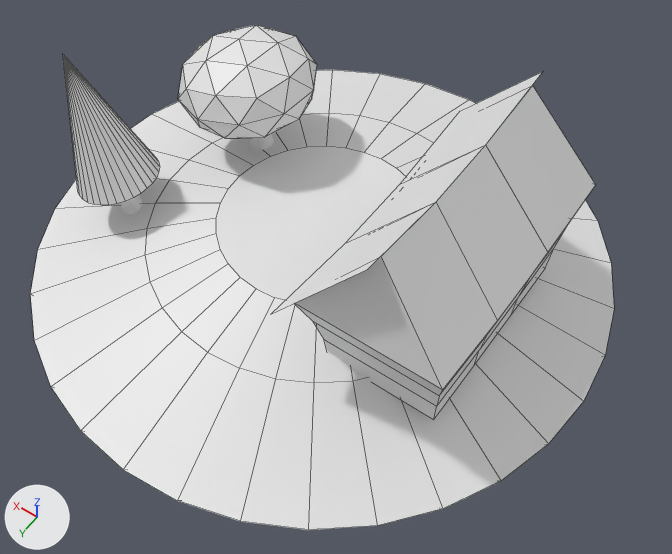
Two versions of the Blender file low-poly-landscape.blend, one commit apart.
Both versions are drawn from a 50 mm lens placed at (-5.05, 6.74, 9.5), pointed at (-0.12, -0.15, -1.33). The axes (+X, +Y, +Z) are drawn at lower left. The lights are the same throughout. Mesh edges are drawn as thin lines on the coarser meshes.

Script lines for the objects in view, before the commit:
```python
me_cone = bpy.data.meshes.new('Cone')
me_cone.from_pydata(...)  # a 32-sided cone pointing to +z spanning x -1.0..1.0, y -1.0..1.0, z -1.0..1.0
me_cube_001 = bpy.data.meshes.new('Cube.001')
me_cube_001.from_pydata(...)  # 8 vertices, 3 faces; spans x 0.0..1.29, y -1.31..1.3, z 0.54..2.54
me_cube_001.materials.append(mat_material)  # white #e7e7e7
# before: 0 (1.29, 1.3, 0.76) at pixel (270, 314), 3 (0.0, 1.15, 2.54) at pixel (367, 269)
# before: 1 (1.29, -1.31, 0.76) at pixel (459, 111), 2 (0.0, -1.16, 2.54) at pixel (543, 71)
me_cylinder = bpy.data.meshes.new('Cylinder')
me_cylinder.from_pydata(...)  # 128 vertices, 98 faces; spans x -1.1..1.1, y -1.1..1.1, z 0.05..1.17
ob_cone = bpy.data.objects.new('Cone', me_cone)
ob_cone.location = (2.87, 1.15, 1.16)
ob_cone.rotation_euler = (-0.0272, 0.203, -0.0142)  # degrees (-1.6, 12, -0.8)
ob_cone.scale = (0.588, 0.588, 1.0)
ob_cube_001 = bpy.data.objects.new('Cube.001', me_cube_001)
ob_cube_001.location = (-2.02, 0.17, 0.46)
ob_cube_001.scale = (0.857, 1.57, 0.765)
ob_cylinder = bpy.data.objects.new('Cylinder', me_cylinder)
ob_cylinder.location = (0.0, 0.0, -5.41)
ob_cylinder.scale = (3.72, 3.72, 4.62)
# also in view: 'Icosphere' at (1.85, -0.8, 0.94); 'Cube' at (-2.02, 0.17, 1.04)
```
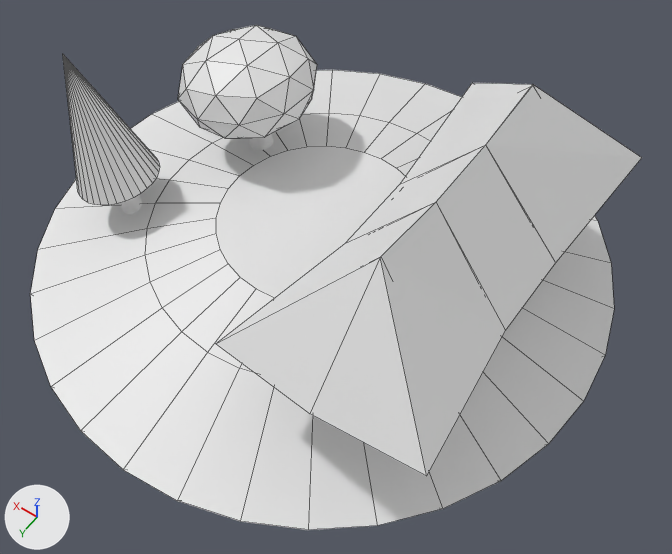
What differs and where, as boxes [x1, y1, x2, y2] in the pictures (672 x 554 px):
'Cube.001', reshaped, modifiers changed (57% wider, 62% taller): before [271, 72, 542, 314]; after [216, 83, 642, 476]
part 1 of me_cube_001, built on: before [271, 202, 435, 314]; after [216, 202, 506, 476]
part 2 of me_cube_001, built on: before [400, 72, 542, 184]; after [400, 83, 642, 262]
'Cube', unchanged, covered by the edit: before [294, 85, 596, 420]

Patch to the scene script:
```diff
--- a/low-poly-landscape.blend.py
+++ b/low-poly-landscape.blend.py
@@ me_cube_001 @@
 me_cube_001.from_pydata(...)  # 8 vertices, 3 faces; spans x 0.0..1.29, y -1.31..1.3, z 0.54..2.54
 # used by ob_cube_001; location = (-2.02, 0.17, 0.46); scale = (0.857, 1.57, 0.765)
 # verts and faces of me_cube_001; kept vertices keep their numbers, new ones are numbered from 8
+# me_cube_001 part 1
+verts[0] = (1.58, 1.72, 0.73)  # moved, pixel (215, 343)
+verts[3] = (0.0, 1.01, 2.51)  # moved, pixel (380, 257)
+verts[9] = (0.0, 1.79, 0.75)  # pixel (309, 413)
+faces += [(0, 9, 3)]
+# me_cube_001 part 2
+verts[1] = (1.46, -1.67, 0.8)  # moved, pixel (472, 82)
+verts[2] = (0.0, -1.01, 2.5)  # moved, pixel (532, 84)
+verts[8] = (0.0, -1.63, 0.75)
+faces += [(1, 2, 8)]
 me_cube_001.materials.append(mat_material)
@@ ob_cube_001 @@
 ob_cube_001.scale = (0.857, 1.57, 0.765)
+_m = ob_cube_001.modifiers.new('Mirror', 'MIRROR')
+_m.use_clip = True
```
